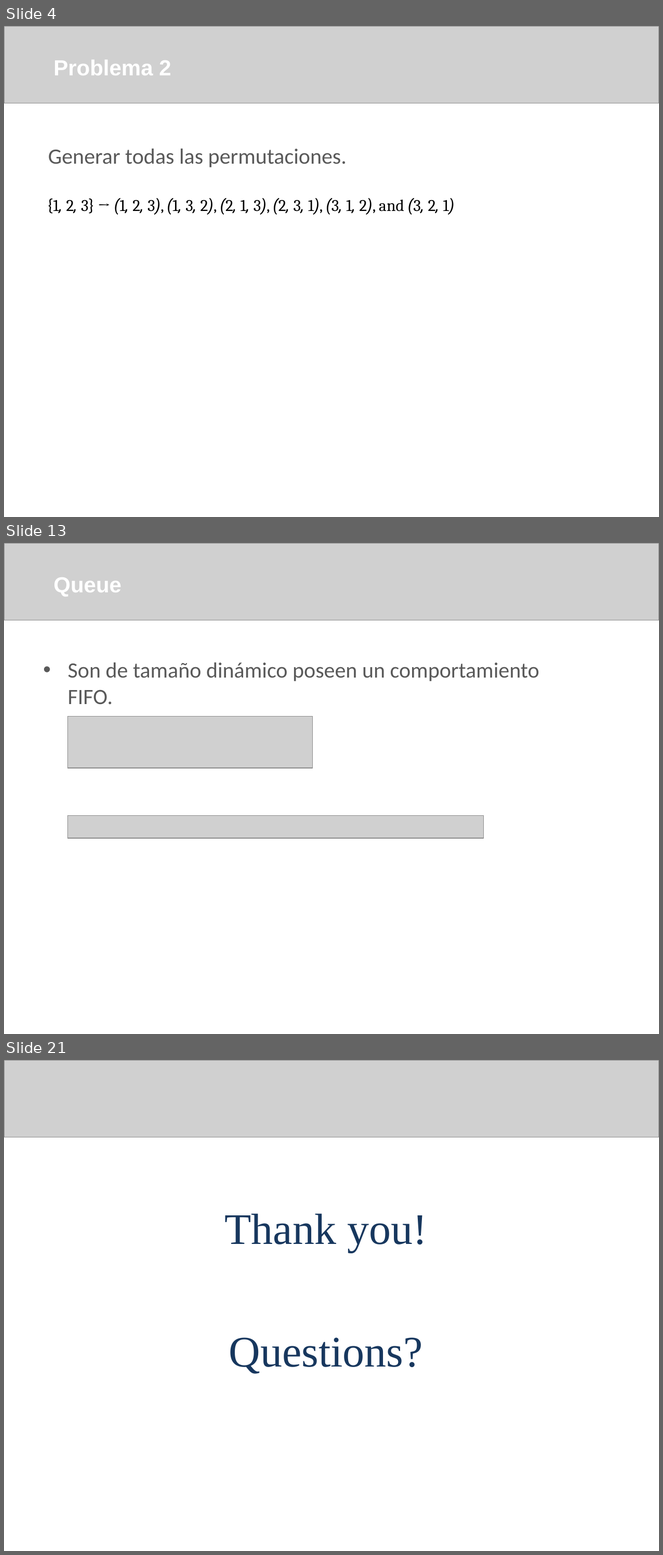
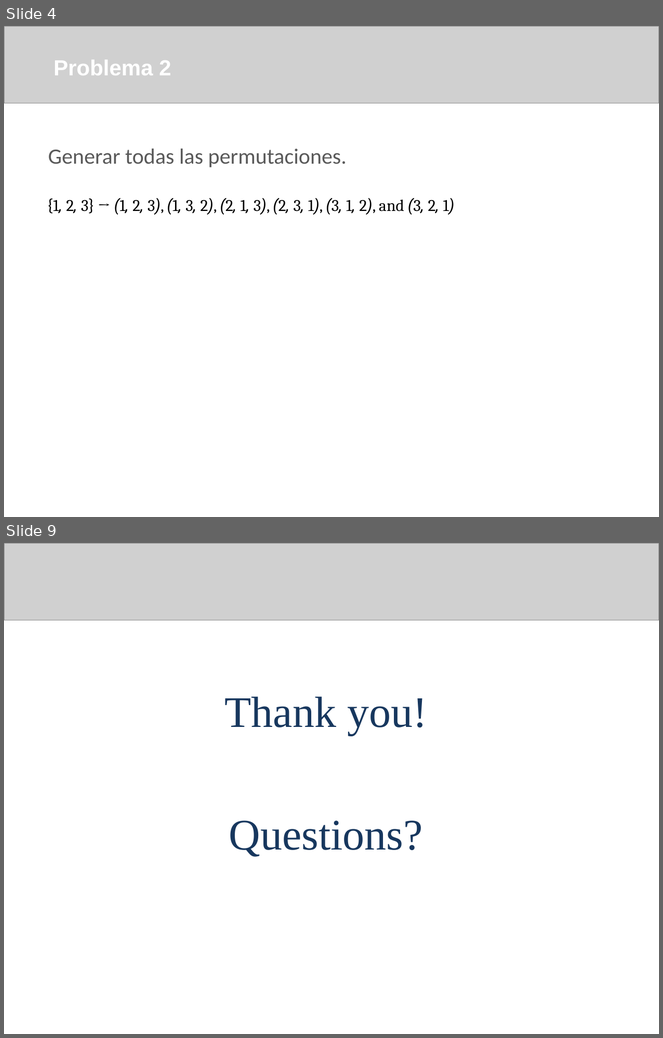
Before and after one commit to arleserp/competitiveProgramming, a slide deck: bitmasks subsets and permutations/Bitmasks.pptx. Shown one above the other, each under a label of ours: slides 4, 13 and 21 before the commit, slides 4 and 9 after it; the slides between them are not shown. The pictures are 663x1555 and 663x1038 pixels, drawn with LibreOffice and Linux fonts; fonts in the diff are those of the drawing; grey boxes stand for pictures; background and template pictures are left out. Boxes give left, top, right and bottom in pixels: in the first picture for what was removed or moved away, otherwise in the second. Text is boxed around its words. In the diff, an @@ line names an element or a change of style, - is before the commit and + after.

```diff
--- a/bitmasks subsets and permutations/Bitmasks.pptx
+++ b/bitmasks subsets and permutations/Bitmasks.pptx
@@ slide 13 removed at box(4, 543, 659, 1034), background picture (left out) @@
@@ picture removed at box(4, 543, 659, 620) @@
@@ text removed at box(53, 577, 122, 597) @@
-Queue
@@ text removed at box(68, 663, 540, 705) @@
-  • Son de tamaño dinámico poseen un comportamiento FIFO.
@@ picture removed at box(67, 717, 312, 768) @@
@@ picture removed at box(67, 815, 483, 838) @@
@@ what was slide 21 is now slide 9 @@
```
Also in this commit, not shown: 1 slide changed, 4 slides added, 15 other slides removed, 9 other files.
